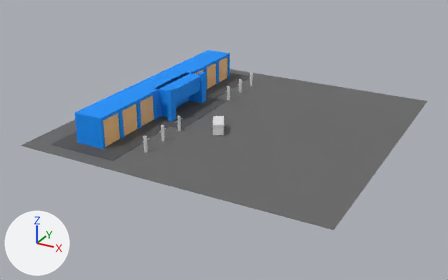
Two versions of the Blender file public/models/model.blend, one commit apart.
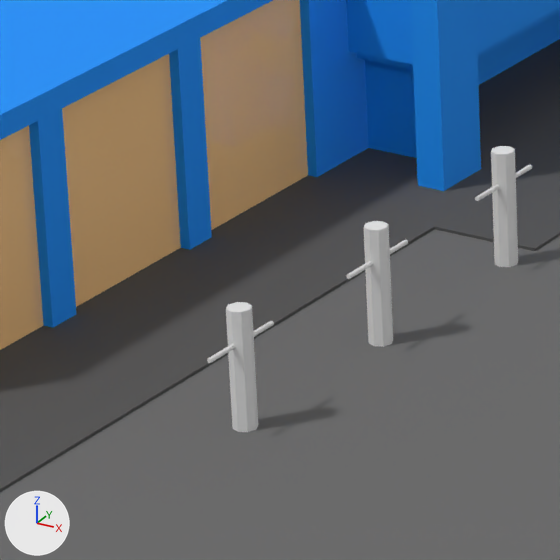
The first picture shows the older version from a 50 mm lens placed at (22.24, -34.31, 15.52), pointed at (4.12, -1.35, -0.96). The close-ups show both versions on the part from 26% to 42% of the width and 35% to 60% of the height of that picture; other places that the commit changed are outside them. Lighting does not change. The marker at lower left points along +X, +Y and +Z.

The first close-up shows 'Building.000', 'Building.000.Window.000', 'Building.000.Window.001', 'Building.000.Window.002', 'CarPark', 'tarmacCurb', 'tube.000', 'tube.001', 'tube.002'.
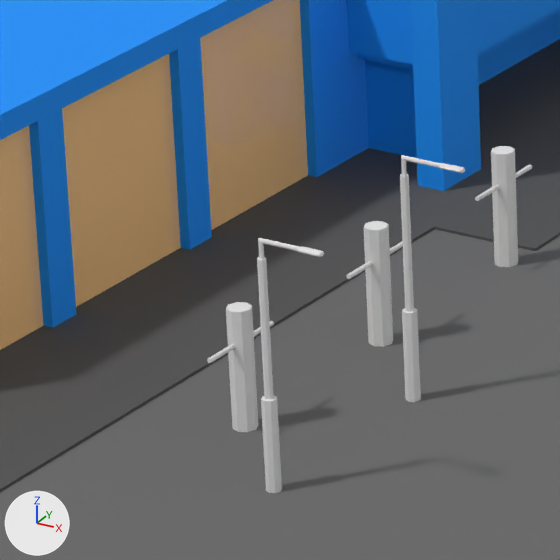
What the commit changed:
Mesh me_cylinder_012 is new.
It has 94 vertices, 84 faces and spans x -0.06..0.54, y -0.06..0.06, z -0.38..1.65.
Object 'streetlight.mesh.001' (ob_streetlight_mesh_001) is new; it shows me_cylinder_012.
Its location is (2.761, -5.975, 0.375).
Object 'streetlight.mesh' (ob_streetlight_mesh) is new; it shows a copy of me_cylinder_012.
Its location is (2.761, -7.844, 0.375).

Boxes (x1, y1, x2, y2) around the edits, measured in the close-ups (560 x 560 px):
'streetlight.mesh', added: after (257, 238, 324, 493)
'streetlight.mesh.001', added: after (400, 155, 465, 402)
